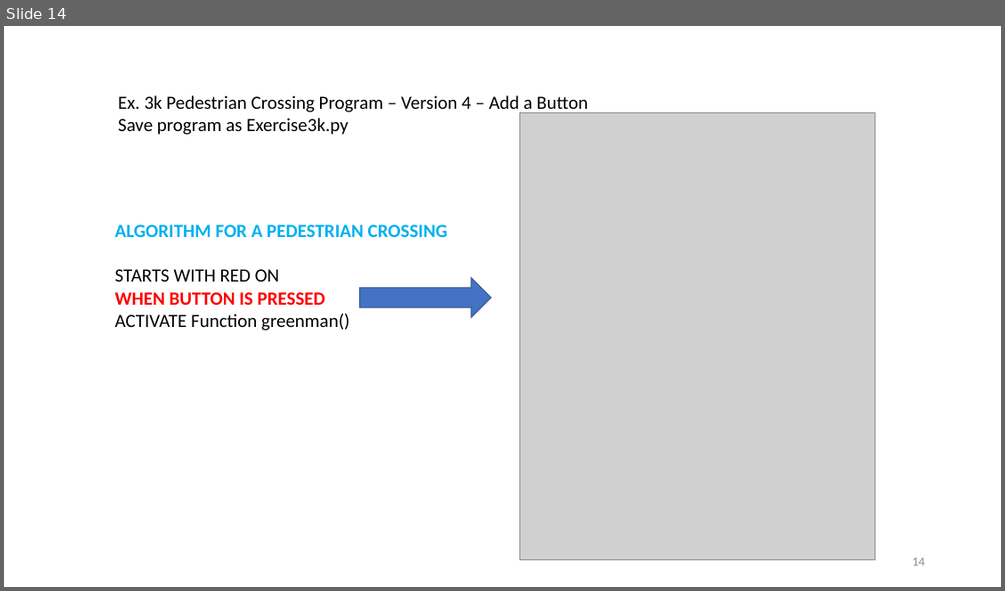
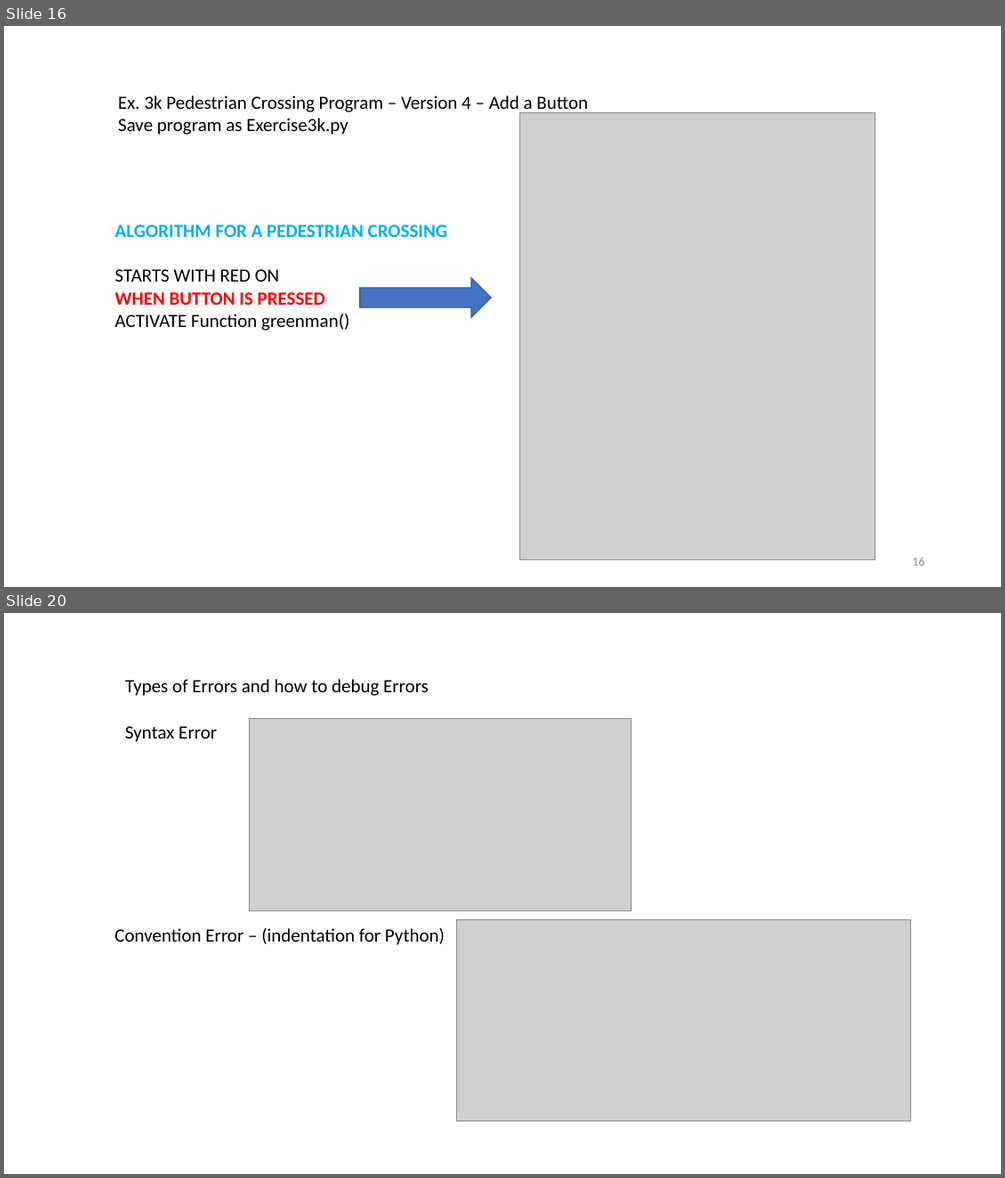
Before and after one commit to ssgoh/Intro_To_Raspberry_Pi, a slide deck: Week 2/021 - Lesson 2 - Pedestrian Crossing (WEEK 2).pptx. Shown one above the other, each under a label of ours: slide 14 before the commit, slides 16 and 20 after it; the slides between them are not shown. The pictures are 1005x591 and 1005x1178 pixels, drawn with LibreOffice and Linux fonts; fonts in the diff are those of the drawing; grey boxes stand for pictures. Boxes give left, top, right and bottom in pixels: in the first picture for what was removed or moved away, otherwise in the second. Text is boxed around its words. In the diff, an @@ line names an element or a change of style, - is before the commit and + after.

```diff
--- a/Week 2/021 - Lesson 2 - Pedestrian Crossing (WEEK 2).pptx
+++ b/Week 2/021 - Lesson 2 - Pedestrian Crossing (WEEK 2).pptx
@@ slide 20 added at [4,613,1001,1174], background #FFFFFF @@
@@ text added at [125,679,429,696], 18 pt, text #000000 @@
+Types of Errors and how to debug Errors
@@ picture added at [250,718,631,910] @@
@@ text added at [125,726,217,742], 18 pt, text #000000 @@
+Syntax Error
@@ text added at [114,928,445,945], 18 pt, text #000000 @@
+Convention Error – (indentation for Python)
@@ picture added at [457,919,911,1121] @@
@@ what was slide 14 is now slide 16 @@
@@ page number at [912,557,924,565]: text changed @@
-14
+16
```
Also in this commit, not shown: 1 slide changed, 6 other slides added, 3 other files.
